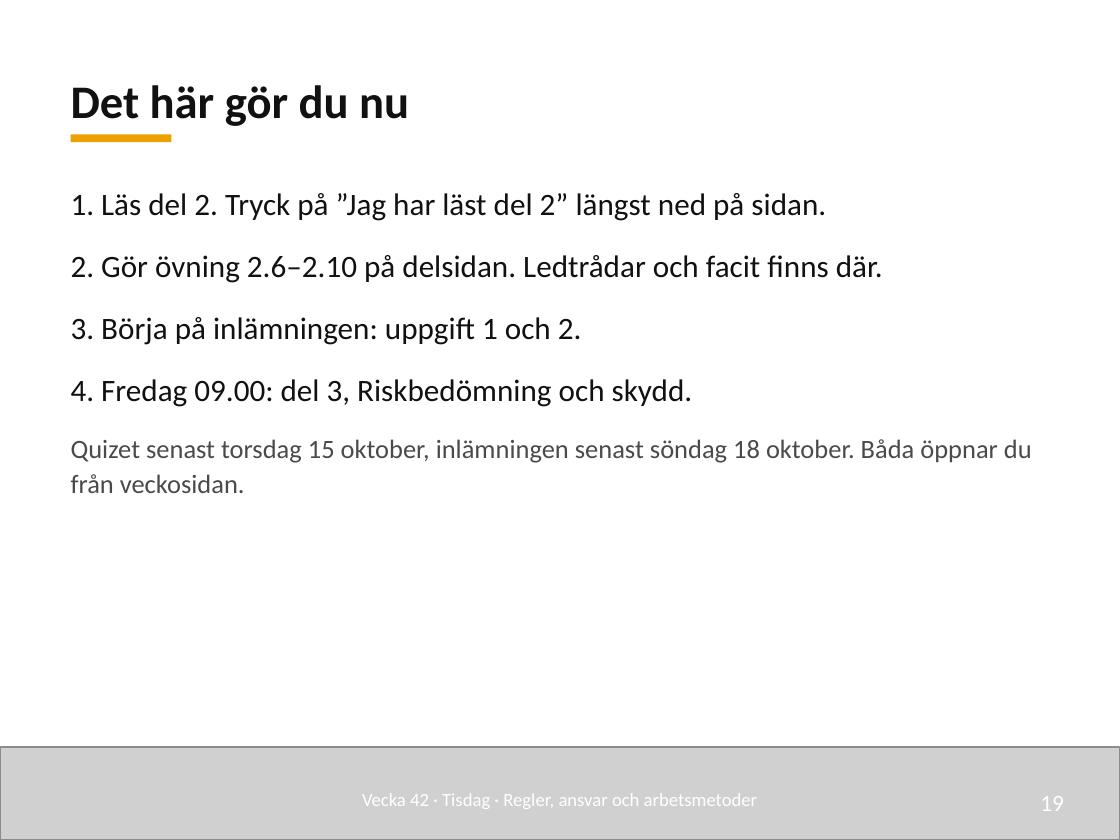
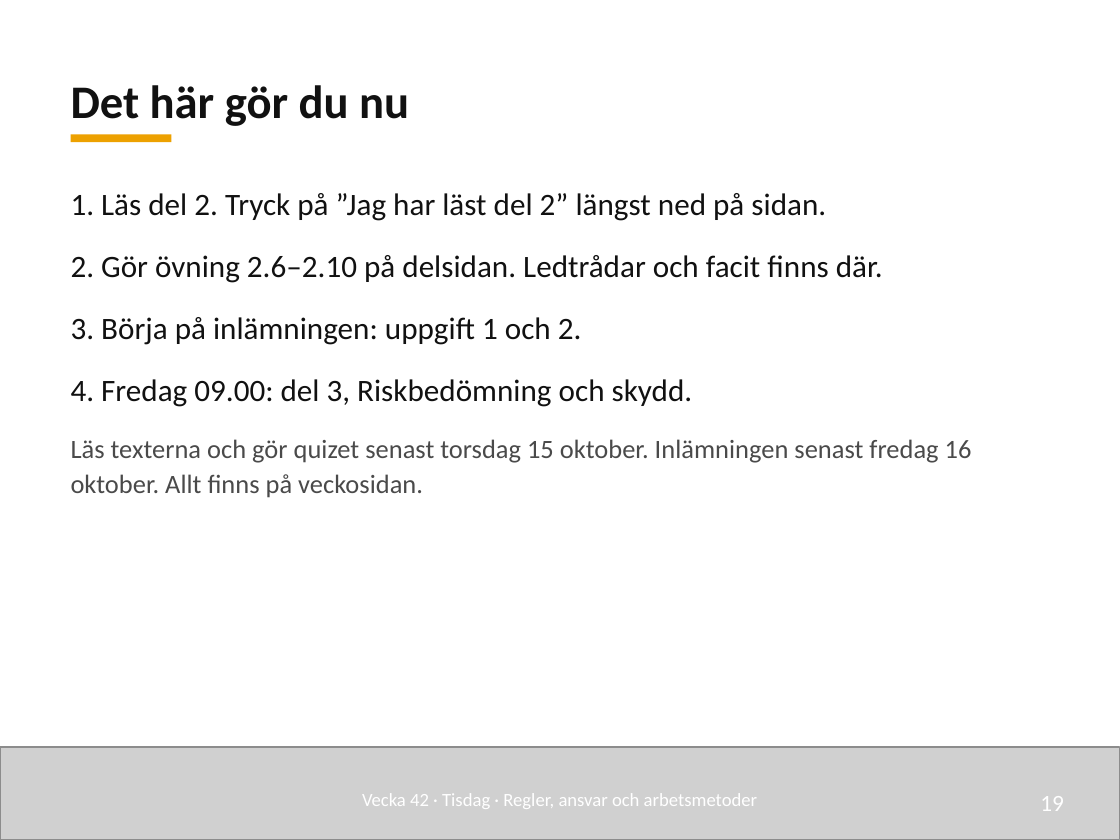
Before and after one commit to nj22az/nj22az.github.io, a slide deck: slide 19 of sjoskolan/vecka-42/aktuell/v42_02_Regler_ansvar_och_arbetsmetoder_elev.pptx. Drawn at 1120x840 pixels with LibreOffice and Linux fonts; fonts in the diff are those of the drawing; grey boxes stand for pictures. Boxes give left, top, right and bottom in pixels: in the first picture for what was removed or moved away, otherwise in the second. Text is boxed around its words. In the diff, an @@ line names an element or a change of style, - is before the commit and + after.

```diff
--- a/sjoskolan/vecka-42/aktuell/v42_02_Regler_ansvar_och_arbetsmetoder_elev.pptx
+++ b/sjoskolan/vecka-42/aktuell/v42_02_Regler_ansvar_och_arbetsmetoder_elev.pptx
@@ text at box(71, 439, 972, 498): text changed @@
-Quizet senast torsdag 15 oktober, inlämningen senast söndag 18 oktober. Båda öppnar du från veckosidan.
+Läs texterna och gör quizet senast torsdag 15 oktober. Inlämningen senast fredag 16 oktober. Allt finns på veckosidan.
```
Also in this commit, not shown: 1 other slide changed, 41 other files.
